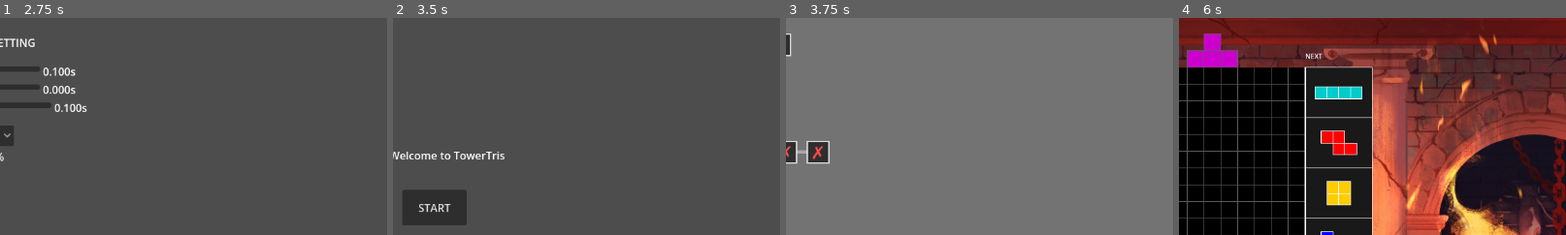
Above: before the commit, frames 1-4 (left to right).
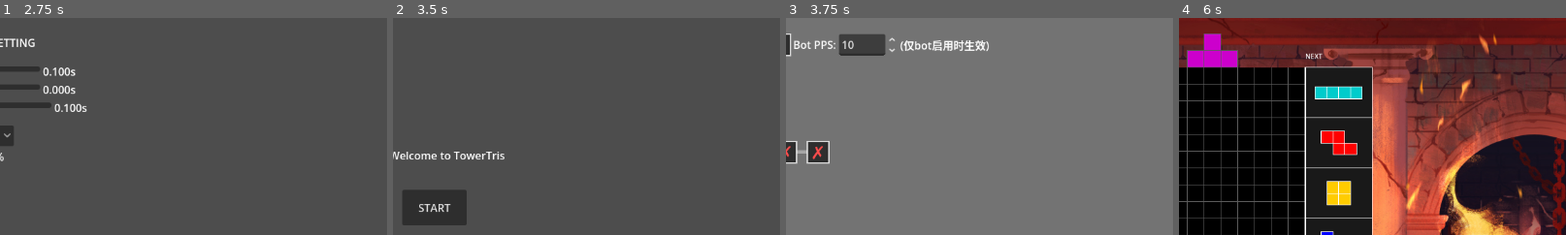
Above: after the commit, the same moments.

Repository: muderstar/TowerTris
Game: Godot game, scene res://Tscns/main_menu.tscn
Same seed, same stepped clock (60 frames per second), same inputs: the game is played once before the commit and once after it.
Inputs:
- Up to frame 1 (2.75 s): click "SETTING" at 0.5 s; click "保存" at 1.25 s; click "重置" at 2 s
- Up to frame 2 (3.5 s): click "返回" at 2.75 s
- Up to frame 3 (3.75 s): click "START" at 3.5 s
- Up to frame 4 (6 s): click "BACK" at 4.25 s; click "START" at 5 s; click "START" at 5.75 s
The pictures show only the part of the screen within x 45-94%, y 0-50%; the shares and areas given below are measured in that part.

Frames 1-2 are identical in both runs. In frame 3, 2.1% of the frame differs, in the area x 2-53%, y 7-18%; in frame 4, nothing differs.

Commit message:
i:some general fixes and improvement on bot, type 30pps for 14 pps bot gameplay :D

Diff:
--- a/Scripts/auto_load/audio_manager.gd
+++ b/Scripts/auto_load/audio_manager.gd
@@ -55,8 +55,8 @@
 			return res
 	return null
 
-## 预创建一批播放器用于混音
-func _build_player_pool(pool_size: int = 8):
+## 预创建一批播放器用于混音（更大的池 + 每条音效独立播放，减少互相打断）
+func _build_player_pool(pool_size: int = 24):
 	for i in range(pool_size):
 		var player := AudioStreamPlayer.new()
 		player.volume_db = sfx_volume_db
@@ -66,12 +66,15 @@
 # ========== 对外接口 ==========
 
 ## 播放音效（name 为文件名，不含扩展名）
-## 自动从池中选取空闲播放器，全部占用时复用第一个
+## 自动从池中选取空闲播放器；全部占用时复用"已播放最久"的播放器，
+## 保证新的音效总能播出，且不会频繁打断刚响起的音效。
 func play(name: String, volume_db: float = 0.0, pitch_scale: float = 1.0):
 	if not sounds.has(name):
 		push_warning("音效不存在: ", name)
 		return
 	var player: AudioStreamPlayer = _get_free_player()
+	if player == null:
+		return
 	player.stream = sounds[name]
 	player.volume_db = sfx_volume_db + volume_db
 	player.pitch_scale = pitch_scale
@@ -94,9 +97,22 @@
 	for player in _players:
 		player.volume_db = sfx_volume_db
 
-## 获取空闲播放器
+## 获取空闲播放器；全部占用时复用已播放时间最长的那个（最早开始 → 最接近自然结束）。
+## 不再总是复用 _players[0]（那会反复打断同一个播放器上的音效）。
 func _get_free_player() -> AudioStreamPlayer:
+	var free: Array[AudioStreamPlayer] = []
 	for player in _players:
 		if not player.playing:
-			return player
-	return _players[0]
+			free.append(player)
+	if not free.is_empty():
+		return free[0]
+	# 全部占用：找出播放最久的（get_playback_position 相对播放长度，最接近结束）
+	var oldest: AudioStreamPlayer = _players[0]
+	var oldest_remain: float = 1e9
+	for player in _players:
+		var stream_len: float = player.stream.get_length() if player.stream else 0.0
+		var remain: float = stream_len - player.get_playback_position()
+		if remain < oldest_remain:
+			oldest_remain = remain
+			oldest = player
+	return oldest
--- a/Scripts/bot_play/coldclear_bridge.gd
+++ b/Scripts/bot_play/coldclear_bridge.gd
@@ -19,7 +19,9 @@
 const MAX_NODES := 4000000000
 ## 单次决策至少搜索的节点数（min_nodes）。过小会提前停止、决策质量下降。
 ## 提高最低思考节点 → 每次决策至少搜索这么多节点，保证决策质量与稳定性。
-const MIN_NODES := 100000
+## 会按 bot_target_pps 动态缩放（见 _get_min_nodes）：PPS 越高 → 单块思考时间越短 → 节点预算越少，
+## 从而让"输入 30 PPS"真正能跑到接近 30（否则被固定 100k 节点的决策耗时卡在 ~4 PPS）。
+const MIN_NODES_BASE := 100000
 ## 决策失败后的冷却时间（毫秒），避免每块都阻塞等待超时。
 const FAIL_COOLDOWN_MS := 100
 ## 读取 worker 回复的超时（毫秒）。worker 卡住时回退默认 bot。
@@ -111,6 +113,8 @@
 var _replies_lock: Mutex = Mutex.new()
 var _pending_replies: Array = []
 var _queue: Array = []
+var _pps_diag_count: int = 0  # PPS 诊断打印次数（前 3 次）
+var _request_sent_ms: int = 0  # 最近一次 GO 请求发出时刻（ms）
 
 ## 是否正在等待原生 ColdClear 的异步决策（期间应暂停本地 bot 动作）
 func is_waiting_decision() -> bool:
@@ -520,20 +524,44 @@
 		threads_used = cc_threads
 	if threads_used <= 0:
 		threads_used = clampi(OS.get_processor_count() - 2, 1, 8)
+	# 节点预算随目标 PPS 动态缩放：PPS 越高 → 单块思考时间越短 → min_nodes 越小，决策越快。
+	# 否则固定 100k 节点的决策耗时会把实际 PPS 卡死在 ~4，与设置的 30 PPS 不符。
+	var target_pps: float = 10.0
+	if game_controller != null and "bot_target_pps" in game_controller:
+		target_pps = float(game_controller.bot_target_pps)
+	var min_nodes: int = _get_min_nodes(target_pps)
+	if _pps_diag_count < 3:
+		_pps_diag_count += 1
+		print("[ColdClearBridge] PPS诊断 target_pps=", target_pps, " → min_nodes=", min_nodes)
+	_request_sent_ms = Time.get_ticks_msec()
 	var go_line: String = "GO %d %d %d %d %d %d %d %d %d" % [
-		1 if use_hold else 0, MAX_NODES, MIN_NODES, threads_used,
+		1 if use_hold else 0, MAX_NODES, min_nodes, threads_used,
 		1 if b2b else 0, combo, incoming, bag_remain, qs.size()]
 	if not qs.is_empty():
 		go_line += " " + " ".join(qs)
 	lines.append(go_line)
 	return "\n".join(lines) + "\n"
 
+## 根据目标 PPS 计算单次决策的 min_nodes 预算。
+## 关系：目标 30 PPS → 每块 ~33ms → 节点预算大幅下调（~2000 节点，决策 <10ms）。
+## 目标 10 PPS（默认）→ 每块 100ms → 用基础 100k 节点保证质量。
+func _get_min_nodes(target_pps: float) -> int:
+	if target_pps <= 0.0:
+		return MIN_NODES_BASE
+	# 简单经验映射：预算 ≈ 基础 / (目标PPS/10)^1.5，并限制最小 2000，避免质量过低。
+	var scaled: float = MIN_NODES_BASE / pow(maxf(target_pps / 10.0, 1.0), 1.5)
+	return clampi(int(scaled), 2000, MIN_NODES_BASE)
+
 ## worker 回复 OK <hold> <n> <mv...>，转为 _plan。
 func _on_move_ready(request_id: int, reply: String) -> void:
 	if request_id != _pending_request_id:
 		return
 	_pending_request_id = -1
 	_waiting_native = false
+	# 诊断：本次决策往返耗时（request→reply），用于排查 PPS 瓶颈
+	if _pps_diag_count <= 6:
+		var roundtrip: int = Time.get_ticks_msec() - _request_sent_ms
+		print("ColdClearBridge: 决策往返 ", roundtrip, "ms (id=", request_id, ")")
 	print("ColdClearBridge: 收到 worker 回复 (id=", request_id, "): ", reply)
 	if reply == "DEAD":
 		_native_cooldown_until = Time.get_ticks_msec() + FAIL_COOLDOWN_MS
@@ -649,13 +677,17 @@
 	if not _started:
 		return
 	_running = false
-	if _thread:
-		_thread.wait_to_finish()
-		_thread = null
+	# 先向 worker 发 QUIT 并关闭管道，再等线程退出。
+	# 顺序不能反：线程可能正阻塞在 _read_line()（等待 worker 回复），
+	# 若先 wait_to_finish()，worker 不收 QUIT 就永远不会回复 → 线程卡死 → 节点无法释放，
+	# 下一局重建 bridge 时 worker 未真正退出，bot 退化（表现为第二局开始硬降）。
 	if _stdio:
 		_stdio.store_string("QUIT\n")
 		_stdio.flush()
 		_stdio.close()
+	if _thread:
+		_thread.wait_to_finish()
+		_thread = null
 	_stdio = null
 	_started = false
 
--- a/Scripts/buff_chose/buff_chose_area.gd
+++ b/Scripts/buff_chose/buff_chose_area.gd
@@ -321,7 +321,29 @@
 					# 键不在 tower_init_data 中 → 整个值键对加入 extra_data_dict
 					result["extra_data_dict"][key] = config[key]
 
+	# 启用 Bot 时，注入 Bot PPS（来自 BotPpsSpin 输入框，near 启用bot 按钮）
+	for tb in toggle_boxes:
+		if tb and tb.box_id == "BotPlay" and tb.is_checked_state():
+			var spin = _find_bot_pps_spin()
+			if spin:
+				result["extra_data_dict"]["bot_target_pps"] = spin.value
+				result["extra_data_dict"]["BotMode"] = true
+
 	return result
+
+## 查找 Bot PPS SpinBox（跨场景层级，用唯一名递归搜索，避免相对路径错位）
+func _find_bot_pps_spin() -> Node:
+	var root_node: Node = get_tree().root
+	return _find_node_by_name(root_node, "BotPpsSpin")
+
+func _find_node_by_name(node: Node, target: String) -> Node:
+	if node.name == target:
+		return node
+	for child in node.get_children():
+		var found: Node = _find_node_by_name(child, target)
+		if found != null:
+			return found
+	return null
 
 
 ## 生成指定 box 的显示文本（仅描述，不含倍率数据——倍率数据由 _update_summary_label 合并显示）
--- a/Scripts/main_game/tetris_clear_line.gd
+++ b/Scripts/main_game/tetris_clear_line.gd
@@ -644,12 +644,14 @@
 	var attack_value: int = base_damage + spin_damage
 
 	# BTB 加成（从第二次连续BTB开始；btb>=4 时额外+1，即 +2）- 适用于 spin 和 quad
+	# BTB 加成（从第二次连续BTB开始；固定 +1）- 适用于 spin 和 quad
 	var btb_boost: int = 0
 	if btb_count > 1:
-		btb_boost = 2 if btb_count >= 4 else 1
 		if not spin_type.is_empty():
+			btb_boost = 1
 			spin_damage += btb_boost
 		elif clear_count >= 4:
+			btb_boost = 1
 			base_damage += btb_boost
 
 	if btb_count >= 4 and spin_type.is_empty() and clear_count < 4:
--- a/Scripts/main_game/tetris_controller.gd
+++ b/Scripts/main_game/tetris_controller.gd
@@ -1147,24 +1147,28 @@
 		_bot_piece_cooldown = _get_bot_piece_interval()
 		return
 
-	# 执行计划中的下一个动作
-	var decided_action: BotAction = _coldclear_bridge.next_plan_action()
-	if decided_action == null or String(decided_action.move).is_empty():
-		decided_action = BotAction.new("hard_drop", ["hard_drop"], "hard_drop")
-
-	# PPS限制核心：未到每块最小间隔前，阻止hard_drop锁定新块。
-	if _bot_piece_cooldown > 0.0 and decided_action.move == "hard_drop":
-		_bot_next_action_time = min(_bot_piece_cooldown, 0.05)
-		return
-
-	_apply_bot_action(decided_action)
-
-	if decided_action.move == "hard_drop":
-		_bot_piece_cooldown = _get_bot_piece_interval()
-
-	var action_interval: float = _get_bot_action_interval()
-	if action_interval > 0.0:
-		_bot_next_action_time = min(action_interval, bot_native_action_interval) if action_interval > 0.0 else bot_native_action_interval
+	# 执行计划动作：原生模式下在单帧内连续执行整个计划（移动+硬降），
+	# 仅受 _bot_piece_cooldown（真正的 PPS 限制）约束。
+	# 不能每步都等一帧（_bot_next_action_time）：低帧率下每个动作耗一整帧，
+	# 例如 30fps 时 5 步计划 = 5 帧 ≈ 165ms → 实际 PPS 被卡死在 ~4，与目标 30 不符。
+	var action_count: int = 0
+	while true:
+		var act: BotAction = _coldclear_bridge.next_plan_action()
+		if act == null or String(act.move).is_empty():
+			act = BotAction.new("hard_drop", ["hard_drop"], "hard_drop")
+		# PPS 限制：硬降前检查每块最小间隔
+		if act.move == "hard_drop" and _bot_piece_cooldown > 0.0:
+			_bot_next_action_time = min(_bot_piece_cooldown, 0.05)
+			return
+		_apply_bot_action(act)
+		if act.move == "hard_drop":
+			_bot_piece_cooldown = _get_bot_piece_interval()
+			break
+		action_count += 1
+		# 防御：避免异常情况下无限循环（每个计划最多 64 步）
+		if action_count > 64:
+			_coldclear_bridge.clear_plan()
+			break
 
 ## 把 CC 决策出的动作（BotAction）映射到游戏内直接调用
 func _apply_bot_action(action: BotAction) -> void:
--- a/Scripts/main_game/tower_controller.gd
+++ b/Scripts/main_game/tower_controller.gd
@@ -194,6 +194,9 @@
 
 	if extra_data_dict.has("BotMode"):
 		tetris_controller.bot_mode = true
+	# 可调整的 Bot PPS（buff 界面 BotPlay 旁的输入框）
+	if extra_data_dict.has("bot_target_pps"):
+		tetris_controller.bot_target_pps = float(extra_data_dict["bot_target_pps"])
 
 ## 供 bot 读取当前关卡 buff 调整后的攻击倍率（send_mult_attack）。
 func get_send_mult_attack() -> float:
--- a/Tscns/buff_chose_area.tscn
+++ b/Tscns/buff_chose_area.tscn
@@ -365,6 +365,22 @@
 box_size = 32
 default_checked = false
 
+[node name="BotPpsLabel" type="Label" parent="CanvasLayer/TopArea/TopScrollContainer/ToggleGrid/List9" unique_id=1093273369]
+layout_mode = 2
+text = "Bot PPS:"
+
+[node name="BotPpsSpin" type="SpinBox" parent="CanvasLayer/TopArea/TopScrollContainer/ToggleGrid/List9" unique_id=1093273370]
+layout_mode = 2
+custom_minimum_size = Vector2(70, 0)
+min_value = 1.0
+max_value = 999.0
+step = 1.0
+value = 10.0
+
+[node name="BotPpsHint" type="Label" parent="CanvasLayer/TopArea/TopScrollContainer/ToggleGrid/List9" unique_id=1093273371]
+layout_mode = 2
+text = "(仅bot启用时生效)"
+
 [node name="MiddleLeftArea" type="ColorRect" parent="CanvasLayer" unique_id=404125588]
 anchors_preset = -1
 anchor_top = 0.6
